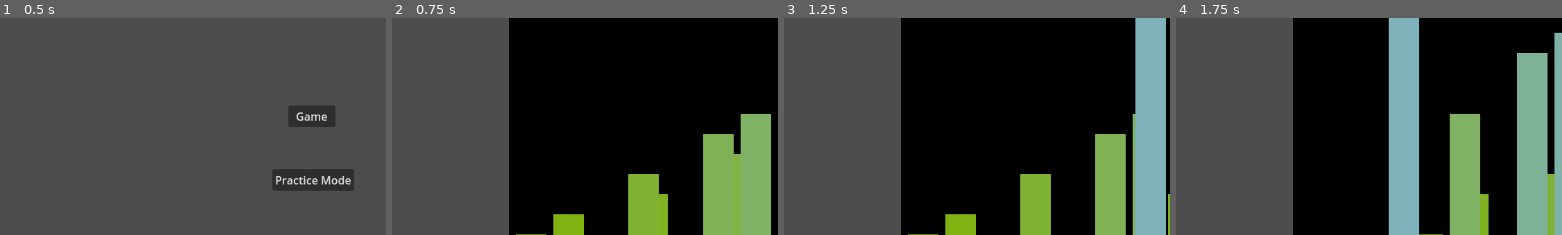
Above: before the commit, frames 1-4 (left to right).
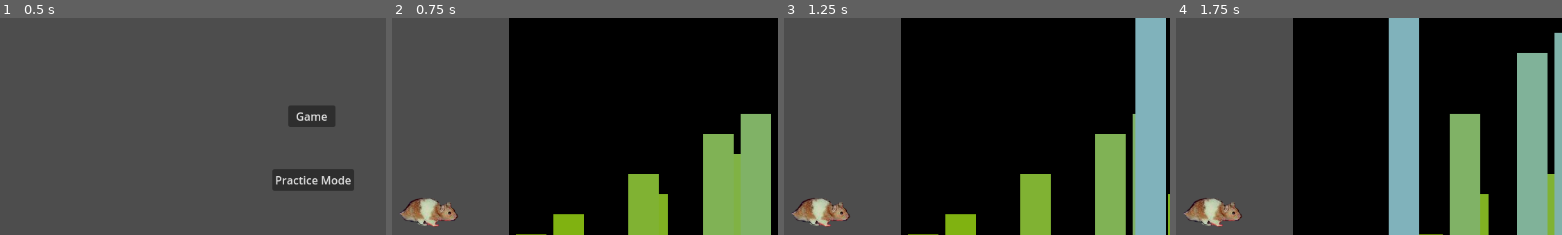
Above: after the commit, the same moments.

Repository: jematson/CS471ChappellChase
Game: Godot game, scene res://scenes/main_menu.tscn
The game is run twice, just before and just after one commit, with the same random seed, the same clock (stepped at 60 frames per second) and the same inputs.
Inputs:
- Up to frame 1 (0.5 s): no input
- Up to frame 2 (0.75 s): click "Game" at 0.5 s
- Up to frame 3 (1.25 s): no input
- Up to frame 4 (1.75 s): click "Shuffle" at 1.25 s
The pictures show only the part of the screen within x 10-60%, y 24-74%; the shares and areas given below are measured in that part.

Frame 1 is identical in both runs. In frame 2, 1.3% of the frame differs, in the area x 2-18%, y 82-97%; in frame 3, 1.3%; in frame 4, 1.3%.

Commit message:
Add hamster, and make hamster go towards top of stairs, need to find out how to reset hamster on a per level basis yet

Diff:
--- a/scenes/level.tscn
+++ b/scenes/level.tscn
@@ -1,9 +1,18 @@
-[gd_scene load_steps=5 format=3 uid="uid://exm1vyysobw5"]
+[gd_scene load_steps=9 format=3 uid="uid://exm1vyysobw5"]
 
 [ext_resource type="PackedScene" uid="uid://c84hilvcwcvgs" path="res://scenes/algorithm_menu.tscn" id="1_2q6dc"]
 [ext_resource type="Script" uid="uid://qrubdkt5g00h" path="res://source/level.gd" id="1_w8frs"]
 [ext_resource type="PackedScene" uid="uid://crmsvxie0bwea" path="res://scenes/algorithm_executer.tscn" id="3_w8frs"]
 [ext_resource type="Script" path="res://source/sort_timer.gd" id="4_mx8sn"]
+[ext_resource type="Texture2D" uid="uid://f410gbdpvtj0" path="res://sprites/paul.png" id="5_ppgk2"]
+[ext_resource type="Script" uid="uid://1x5bjln0h2ss" path="res://source/hamster.gd" id="6_2r41h"]
+
+[sub_resource type="CapsuleShape2D" id="CapsuleShape2D_klq6b"]
+
+[sub_resource type="NavigationPolygon" id="NavigationPolygon_2r41h"]
+vertices = PackedVector2Array(435.6875, 417.9297, 1107.0625, 48.867188, 1108.9531, 528.84375, 355.4375, 419.9922, 115.71875, 514.14844, 280.72656, 424.03125, 123.25, 407.04688)
+polygons = Array[PackedInt32Array]([PackedInt32Array(0, 1, 2), PackedInt32Array(3, 0, 2, 4, 5), PackedInt32Array(5, 4, 6)])
+outlines = Array[PackedVector2Array]([PackedVector2Array(114, 396, 281, 414, 355, 410, 433, 408, 1117, 32, 1119, 539, 105, 524)])
 
 [node name="Level" type="Node2D"]
 script = ExtResource("1_w8frs")
@@ -33,4 +42,28 @@
 offset_bottom = 46.0
 script = ExtResource("4_mx8sn")
 
+[node name="HamsterGoal" type="Node2D" parent="."]
+position = Vector2(1084, 89)
+
+[node name="Hamster" type="CharacterBody2D" parent="." node_paths=PackedStringArray("goal", "startPos")]
+position = Vector2(167, 455)
+script = ExtResource("6_2r41h")
+goal = NodePath("../HamsterGoal")
+startPos = NodePath("../StartPos")
+
+[node name="NavigationAgent2D" type="NavigationAgent2D" parent="Hamster"]
+debug_enabled = true
+
+[node name="Sprite2D" type="Sprite2D" parent="Hamster"]
+texture = ExtResource("5_ppgk2")
+
+[node name="CollisionShape2D" type="CollisionShape2D" parent="Hamster"]
+shape = SubResource("CapsuleShape2D_klq6b")
+
+[node name="NavigationRegion2D" type="NavigationRegion2D" parent="."]
+navigation_polygon = SubResource("NavigationPolygon_2r41h")
+
+[node name="StartPos" type="Node2D" parent="."]
+position = Vector2(167, 455)
+
 [connection signal="pressed" from="MenuButton" to="." method="_on_menu_button_pressed"]
--- /dev/null
+++ b/source/hamster.gd
@@ -0,0 +1,33 @@
+extends CharacterBody2D
+
+const speed = 200
+
+@export var goal: Node2D
+@export var startPos: Node2D
+@onready var executer = $"../AlgorithmExecuter"
+@onready var nav_agent := $NavigationAgent2D as NavigationAgent2D
+var readytostart = false
+
+func _ready() -> void:
+	executer.algorithm_done.connect(start)
+	nav_agent.target_reached.connect(reached_goal)
+	makepath()
+
+func _physics_process(_delta: float) -> void:
+	if readytostart:
+		if !nav_agent.is_target_reached():
+			var dir = to_local(nav_agent.get_next_path_position()).normalized()
+			self.velocity = dir * speed
+			self.move_and_slide()
+		else:
+			reached_goal()
+
+func makepath() -> void:
+	nav_agent.target_position = goal.global_position
+
+func start() -> void:
+	readytostart = true
+
+func reached_goal() -> void:
+	self.global_position = startPos.global_position
+	readytostart = false
--- a/source/level.gd
+++ b/source/level.gd
@@ -86,7 +86,6 @@
 	button.insert.connect(executor.call_insertionsort)
 	button.selection.connect(executor.call_selectionsort)
 	button.merge.connect(executor.call_merge_sort)
-
 	button.button_options(algorithm_options)
 	executor.initialize_stairs(stair_start.size(), stair_start)
 
Not shown: 1 places in scenes/stair_display.tscn that only renumber resources
Binary file added: sprites/paul.jpg
Not shown, added: sprites/paul.jpg.import
Binary file added: sprites/paul.png
Not shown, added: sprites/paul.png.import
